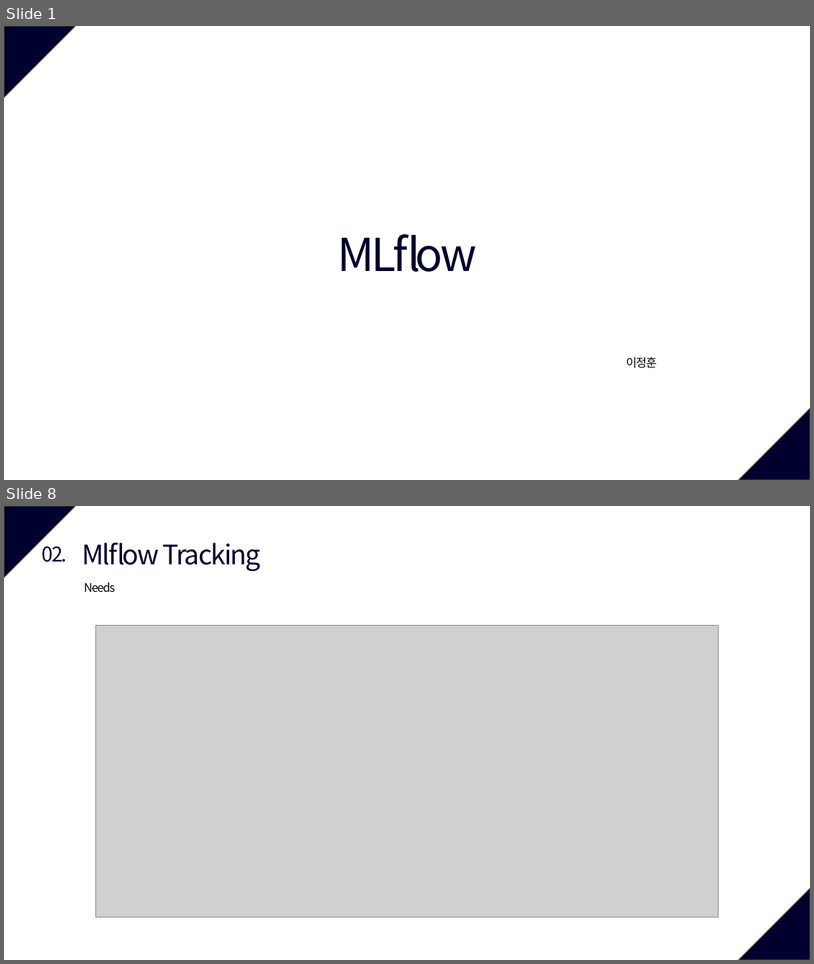
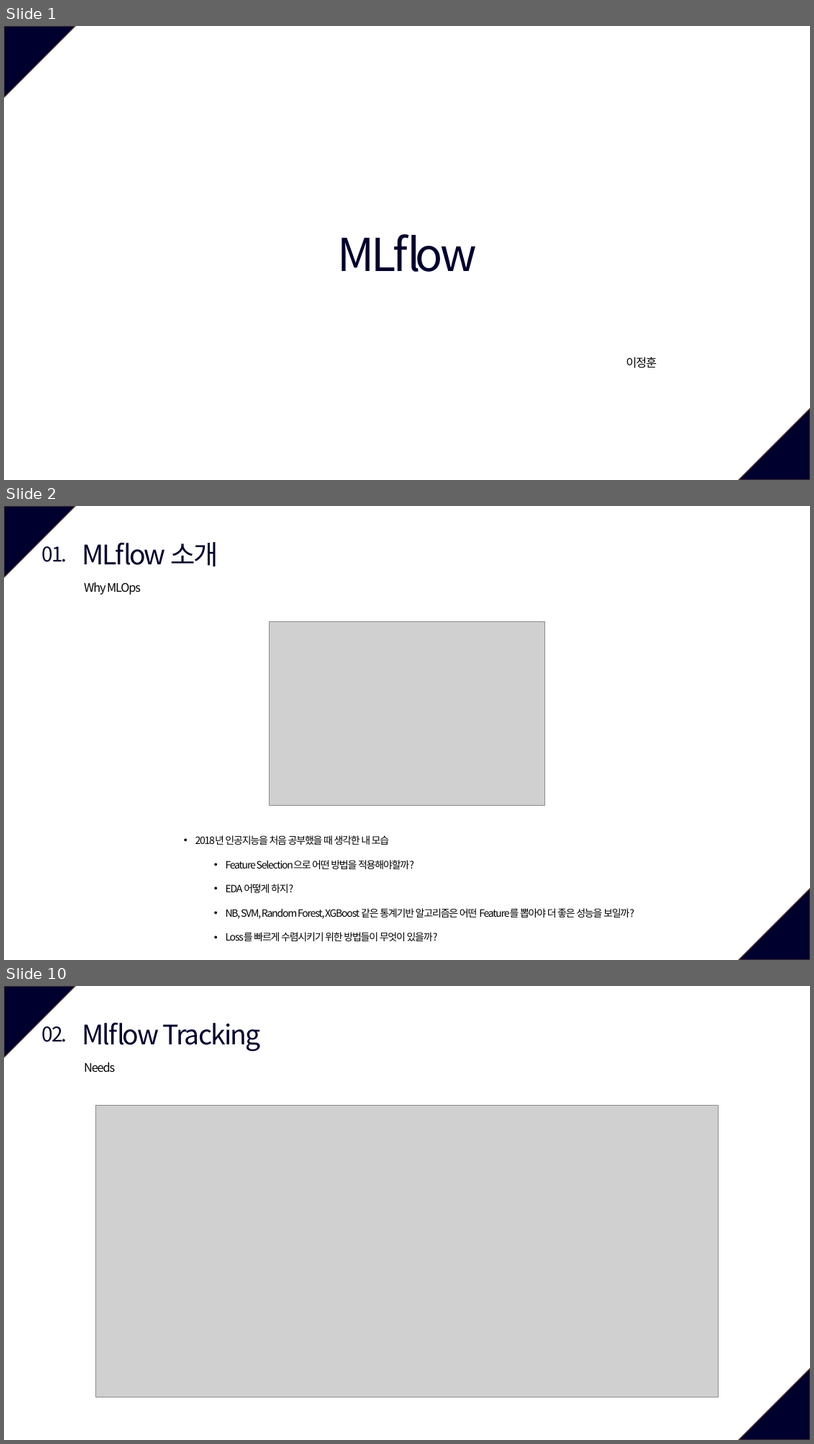
Before and after one commit to vhrehfdl/MLflow_tutorial, a slide deck: MLflow.pptx. Shown one above the other, each under a label of ours: slides 1 and 8 before the commit, slides 1, 2 and 10 after it; the slides between them are not shown. The pictures are 814x964 and 814x1444 pixels, drawn with LibreOffice and Linux fonts; fonts in the diff are those of the drawing; grey boxes stand for pictures. Boxes give left, top, right and bottom in pixels: in the first picture for what was removed or moved away, otherwise in the second. Text is boxed around its words. In the diff, an @@ line names an element or a change of style, - is before the commit and + after.

```diff
--- a/MLflow.pptx
+++ b/MLflow.pptx
@@ slide 2 added at (4, 506, 810, 960), background #FFFFFF; not listed: 2 template elements that a slide beside it also shows @@
@@ text added at (41, 546, 67, 562), 24 pt, text #00002F @@
+01.
@@ text added at (82, 542, 219, 566), 32 pt, text #00002F @@
+MLflow 소개
@@ text added at (84, 582, 141, 595), 14 pt, text #000000 @@
+Why MLOps
@@ picture added at (270, 621, 545, 805) @@
@@ text added at (196, 835, 635, 941), 12 pt, text #000000 @@
+• 2018년 인공지능을 처음 공부했을 때 생각한 내 모습
+  • Feature Selection으로 어떤 방법을 적용해야할까?
+  • EDA 어떻게 하지?
+  • NB, SVM, Random Forest, XGBoost 같은 통계기반 알고리즘은 어떤 Feature를 뽑아야 더 좋은 성능을 보일까?
+  • Loss를 빠르게 수렴시키기 위한 방법들이 무엇이 있을까?
@@ what was slide 8 is now slide 10 @@
```
Also in this commit, not shown: 6 slides changed, 11 other slides added, 47 other files.
